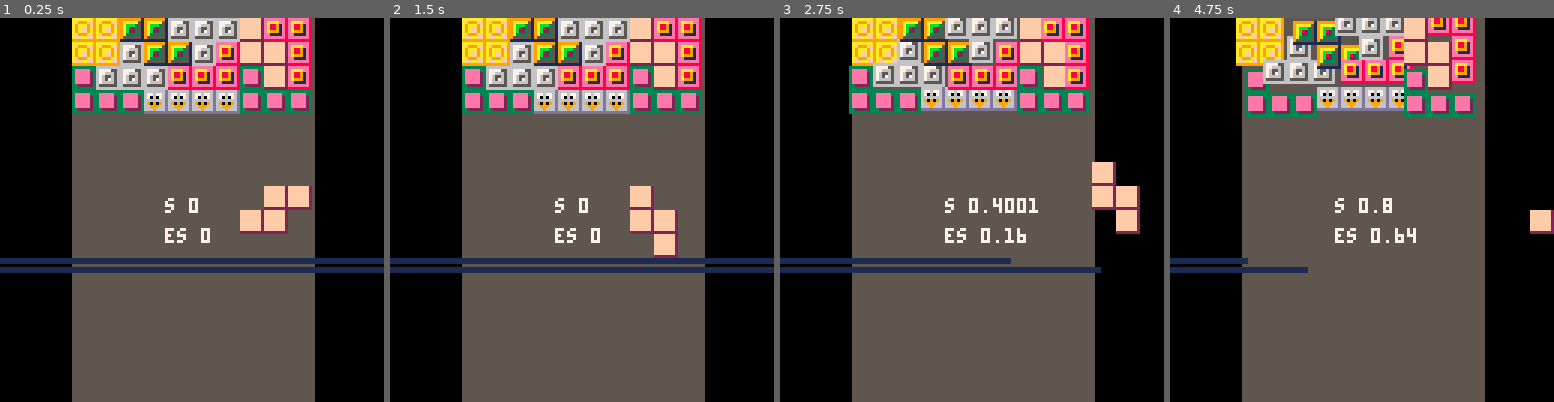
Above: before the commit, frames 1-4 (left to right).
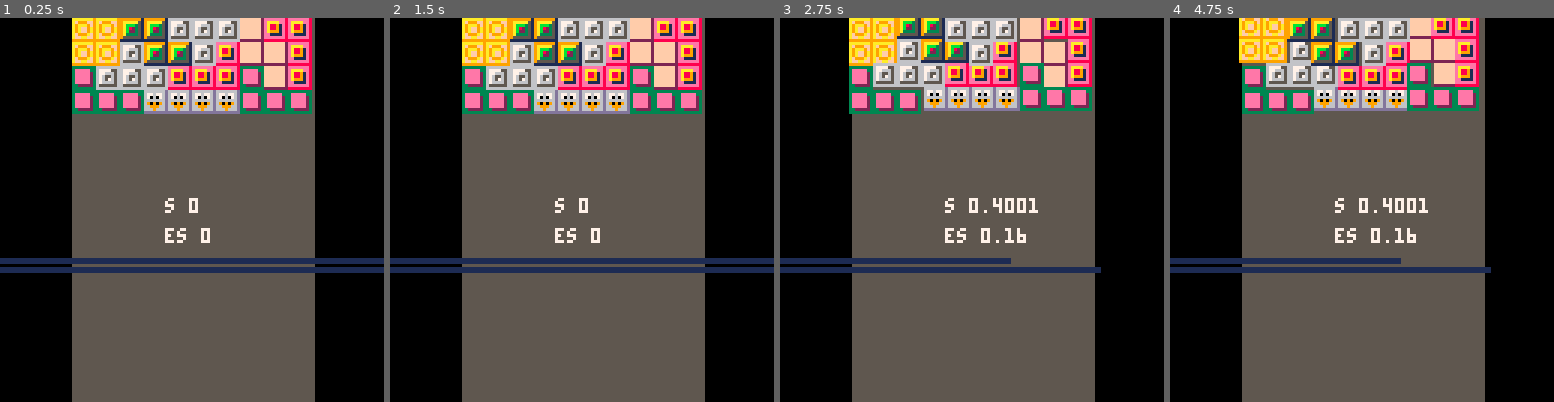
Above: after the commit, the same moments.

Repository: bpierre/pico-8-things
Game: PICO-8 cartridge tetriste.p8
Two runs of this game, one before a commit and one after it. Both use one fixed random seed, a clock stepped at 60 frames per second and the inputs below.
Inputs:
- Up to frame 1 (0.25 s): no input
- Up to frame 2 (1.5 s): tap X (X key) at 0.33, 1.07 s; tap O (Z key) at 0.7 s
- Up to frame 3 (2.75 s): hold Right 1.6-2.1 s; tap O (Z key) at 1.7, 2.1, 2.5 s; tap X (X key) at 1.85 s; hold Up 2.15-2.42 s; hold Right from 2.47 s (still down)
- Up to frame 4 (4.75 s): tap O (Z key) every 0.4 s from 2.9 to 4.5 s; tap X (X key) at 2.97, 4.08 s; release Right at 3.03 s; hold Left 3.08-3.58 s; hold Down 3.63-3.97 s; hold Right 4.02-4.68 s; hold Up from 4.73 s (still down)

The runs differ from the first frame. In frame 1, 1.6% of the frame differs, in the area x 62-82%, y 43-57%; in frame 2, 1.6%; in frame 3, 9.6%; in frame 4, 14%, in the area x 17-100%, y 0-67%.

Commit message:
TETRISTE update

Diff:
--- a/tetriste.p8
+++ b/tetriste.p8
@@ -1,27 +1,6 @@
 pico-8 cartridge // http://www.pico-8.com
 version 7
 __lua__
-bl_types = {
- {map={0,0},  size=2},
- {map={3,0},  size=3},
- {map={7,0},  size=3},
- {map={11,0}, size=3},
- {map={15,0}, size=3},
- {map={19,0}, size=3},
- {map={23,0}, size=4},
-}
-
-function mk_block(type_i)
- local bl_type = bl_types[type_i]
- local half = flr(128/8/2)
- local block = {
-  type_i = type_i,
-  x = half - flr(bl_type.size/2),
-  y = half - flr(bl_type.size/2),
-  r = 1,
- }
- return block
-end
 
 -- loop a value from f to t
 -- d is direction (1, -1)
@@ -33,6 +12,17 @@
   return t
  end
  return v + d
+end
+
+function mk_block(type_i, x, y)
+ local bl_type = bl_types[type_i]
+ local block = {
+  type_i = type_i,
+  x = x,
+  y = y,
+  r = 1,
+ }
+ return block
 end
 
 function move_block(x, y, r)
@@ -98,13 +88,25 @@
  --draw_block(x,y,7,8,0,2,shake)
 end
 
-gridw = 8*10
-gridh = 8*20
-gridmargin = (128-gridw)/2
-shake=0
+bl_types = {
+ {map={0,0},  size=2},
+ {map={3,0},  size=3},
+ {map={7,0},  size=3},
+ {map={11,0}, size=3},
+ {map={15,0}, size=3},
+ {map={19,0}, size=3},
+ {map={23,0}, size=4},
+}
+
+gridw = 8 * 10
+gridh = 8 * 20
+gridmargin = (128 - gridw) / 2
+shake = 0
 
 cur_block = mk_block(
- flr(rnd(#bl_types))+1
+ flr(rnd(#bl_types))+1,
+ gridmargin + flr(gridw/2),
+ flr(gridh/2)
 )
 
 function _update()
@@ -113,12 +115,12 @@
  elseif shake != 0 then
   shake = 0
  end
- if btnp(0) then move_block(-1,0,0) end
- if btnp(1) then move_block(1,0,0) end
- if btnp(2) then move_block(0,-1,0) end
- if btnp(3) then move_block(0,1,0) end
- if btnp(4) then
-  move_block(0,0,1) end
+ if btnp(0) then cur_block.r = 3 end
+ if btnp(1) then cur_block.r = 1 end
+ if btnp(2) then cur_block.r = 4 end
+ if btnp(3) then cur_block.r = 2 end
+ if btnp(4) then move_block(0,0,1) end
+
   --cur_block = mk_block(
   -- loop_int(
   --  cur_block.type_i, 1, 7, 1))
@@ -140,7 +142,8 @@
  local eas_shake=eas(shake)
  rectfill(
   0, 80,
-  127*(1-shake), 81, 1)
+  127*(1-shake), 81, 1
+ )
  rectfill(
   0, 83,
   127*(1-eas_shake), 84, 1)
Not shown, added: tetriste.p8.png
